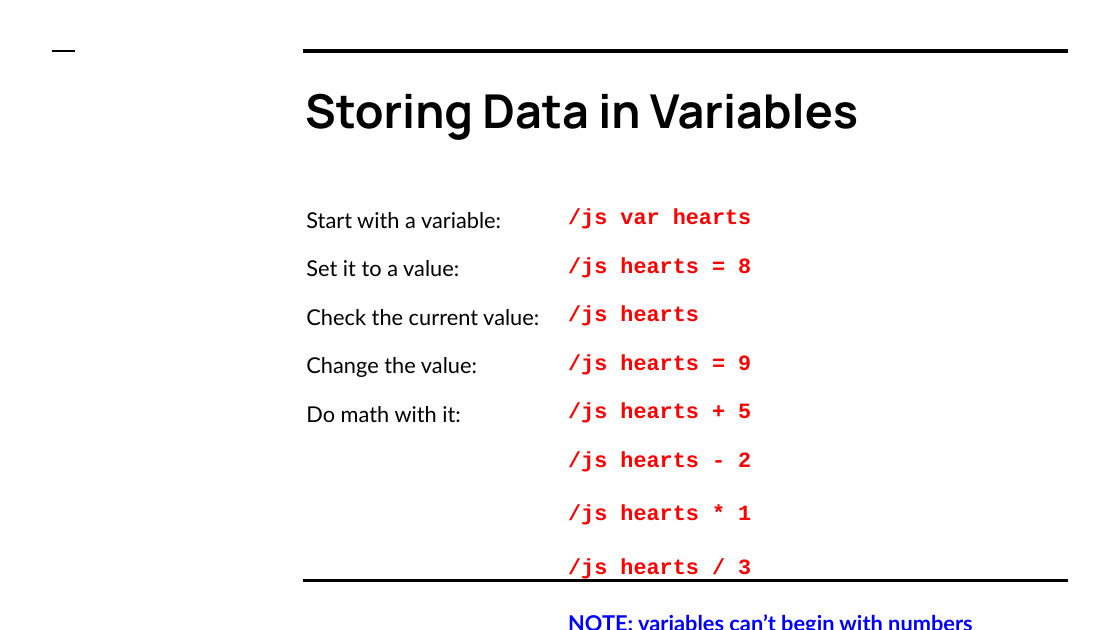
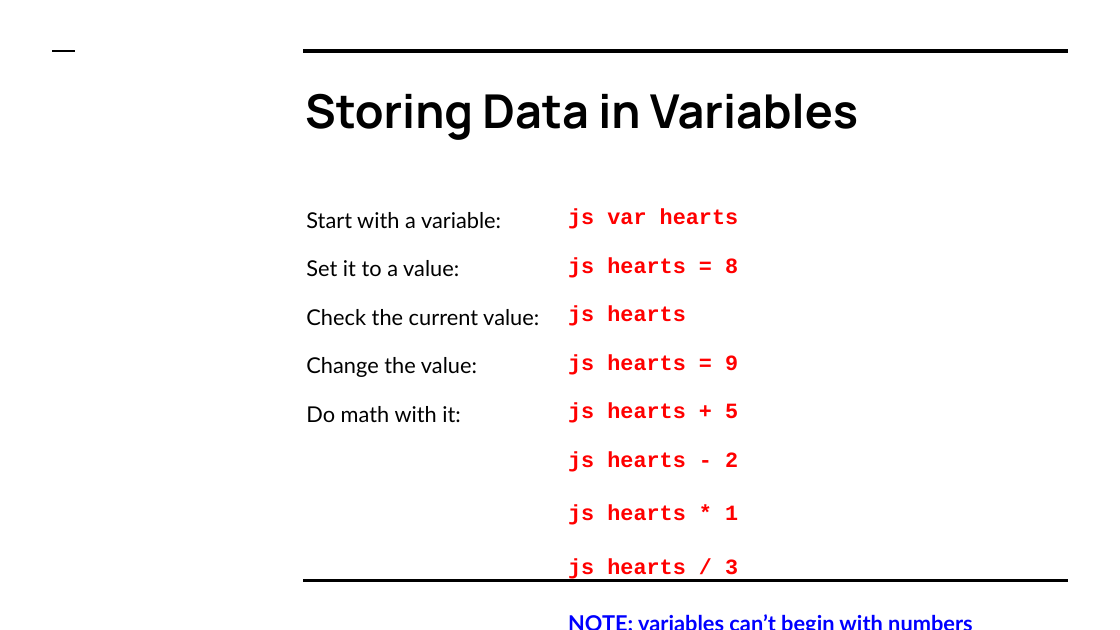
Before and after one commit to LetsCodeBlacksburg/ScriptCraft, a slide deck: slide 20 of slides/ScriptCraft- Day 01 (Getting Started).pptx (slide 18 before the commit). Drawn at 1120x630 pixels with LibreOffice and Linux fonts; fonts in the diff are those of the drawing; background and template pictures are left out. Boxes give left, top, right and bottom in pixels: in the first picture for what was removed or moved away, otherwise in the second. Text is boxed around its words. In the diff, an @@ line names an element or a change of style, - is before the commit and + after.

```diff
--- a/slides/ScriptCraft- Day 01 (Getting Started).pptx
+++ b/slides/ScriptCraft- Day 01 (Getting Started).pptx
@@ table at (x1=296, y1=196, x2=1120, y2=586) @@
-row 1, column 2: /js var hearts
+row 1, column 2: js var hearts
-row 2, column 2: /js hearts = 8
+row 2, column 2: js hearts = 8
-row 3, column 2: /js hearts
+row 3, column 2: js hearts
-row 4, column 2: /js hearts = 9
+row 4, column 2: js hearts = 9
-row 5, column 2: /js hearts + 5
+row 5, column 2: js hearts + 5
-row 6, column 2: /js hearts - 2
+row 6, column 2: js hearts - 2
-row 7, column 2: /js hearts * 1
+row 7, column 2: js hearts * 1
-row 8, column 2: /js hearts / 3
+row 8, column 2: js hearts / 3
```
Also in this commit, not shown: 2 slides added, 1 other file.
